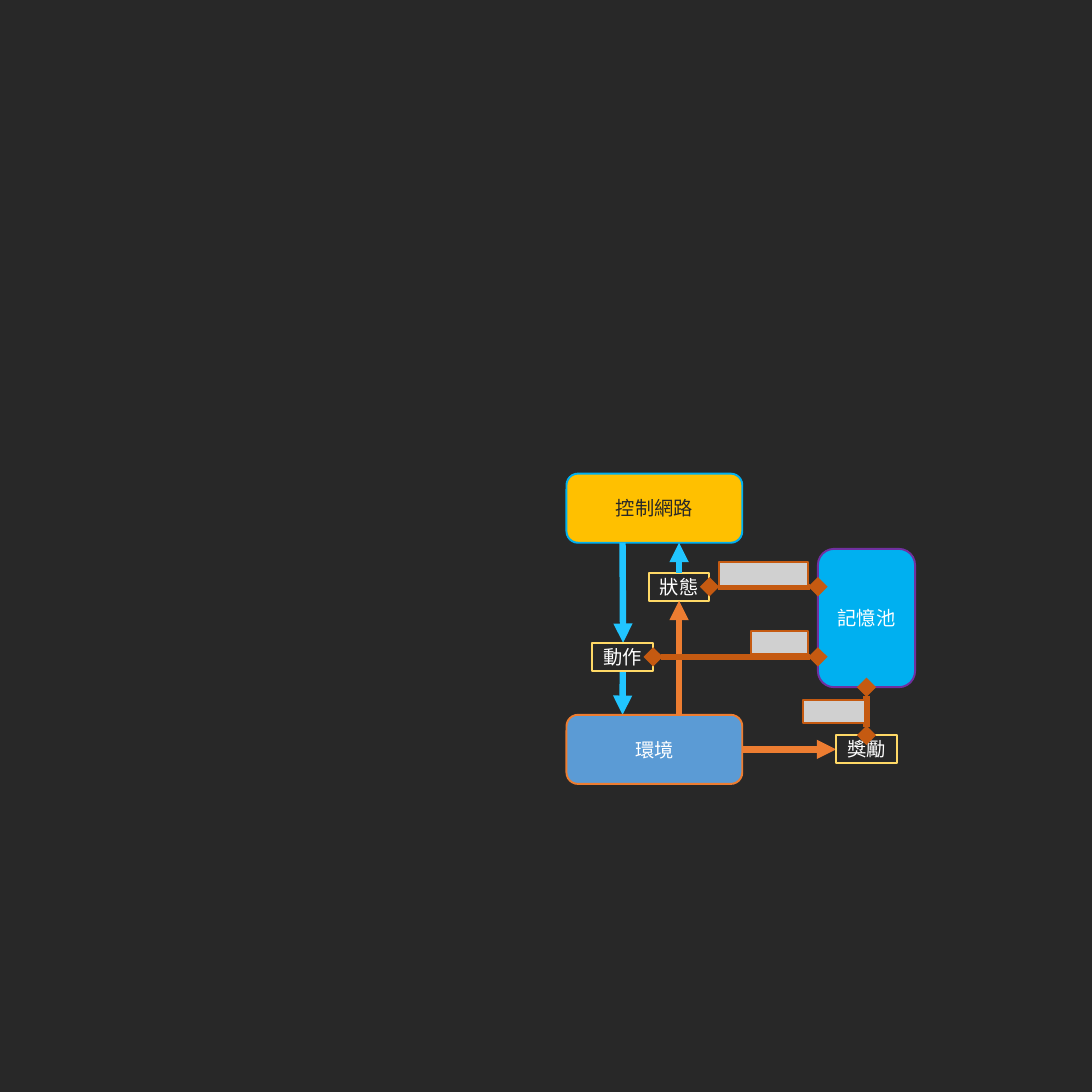
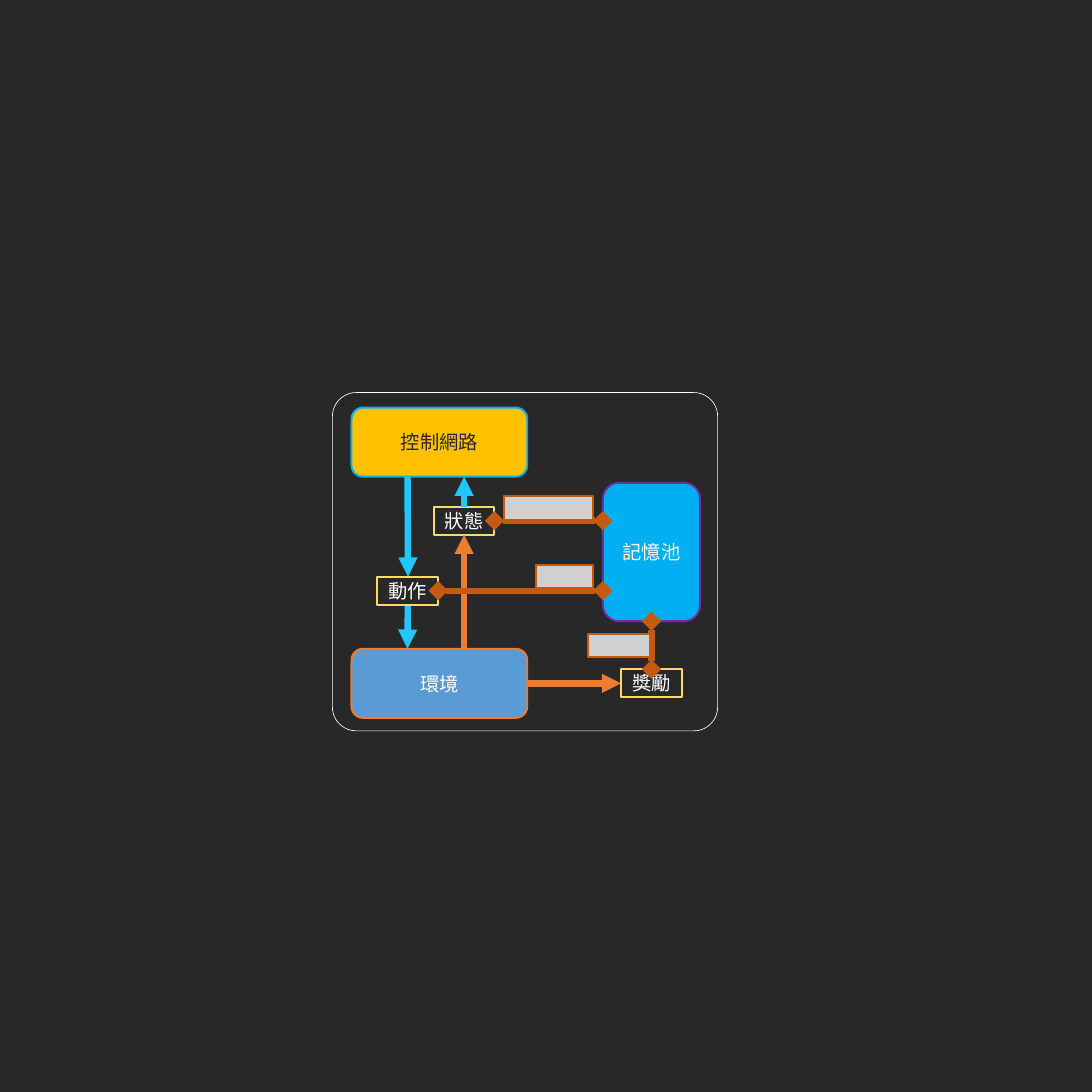
Before and after one commit to toonnyy8/ncku, a slide deck: slide 6 of dl2020/final/img.pptx (slide 5 before the commit). Drawn at 1092x1092 pixels with LibreOffice and Linux fonts; fonts in the diff are those of the drawing; grey boxes stand for pictures. Boxes give left, top, right and bottom in pixels: in the first picture for what was removed or moved away, otherwise in the second. Text is boxed around its words. In the diff, an @@ line names an element or a change of style, - is before the commit and + after.

```diff
--- a/dl2020/final/img.pptx
+++ b/dl2020/final/img.pptx
@@ 5 arrows, 3 rounded rectangles, 3 rectangles, 3 double arrows: place and size @@
-5 arrows, 3 rounded rectangles, 3 rectangles, 3 double arrows at <box>566,474,915,784</box>
+5 arrows, 3 rounded rectangles, 3 rectangles, 3 double arrows at <box>351,408,700,718</box>
@@ picture removed at <box>719,562,808,587</box> @@
@@ group added at <box>332,393,718,731</box>: 3 pictures, 1 rounded rectangle @@
@@ picture removed at <box>751,631,808,654</box> @@
@@ picture removed at <box>804,699,865,723</box> @@
```
Also in this commit, not shown: 3 other slides changed, 2 slides added, 2 slides removed, 28 other files.
